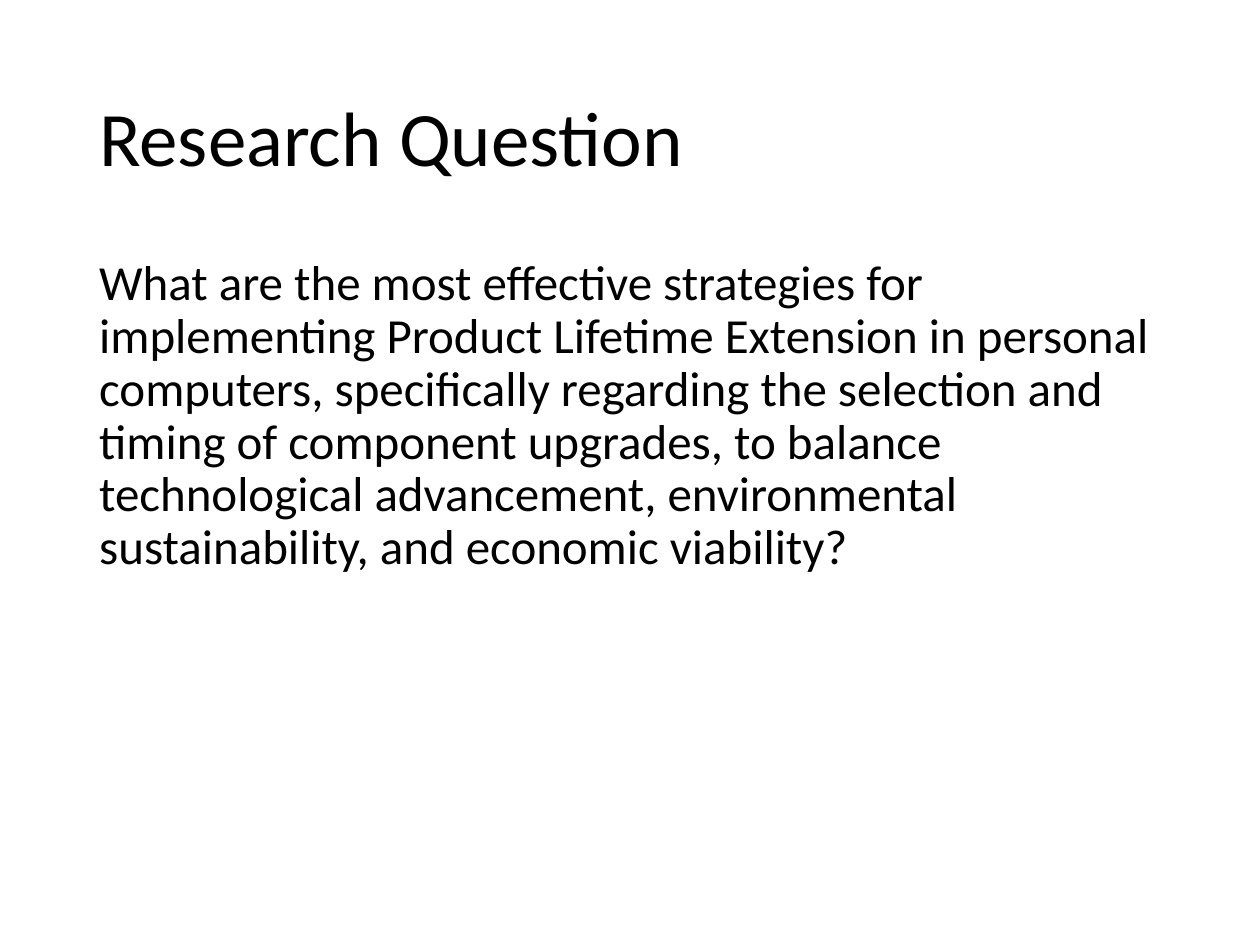
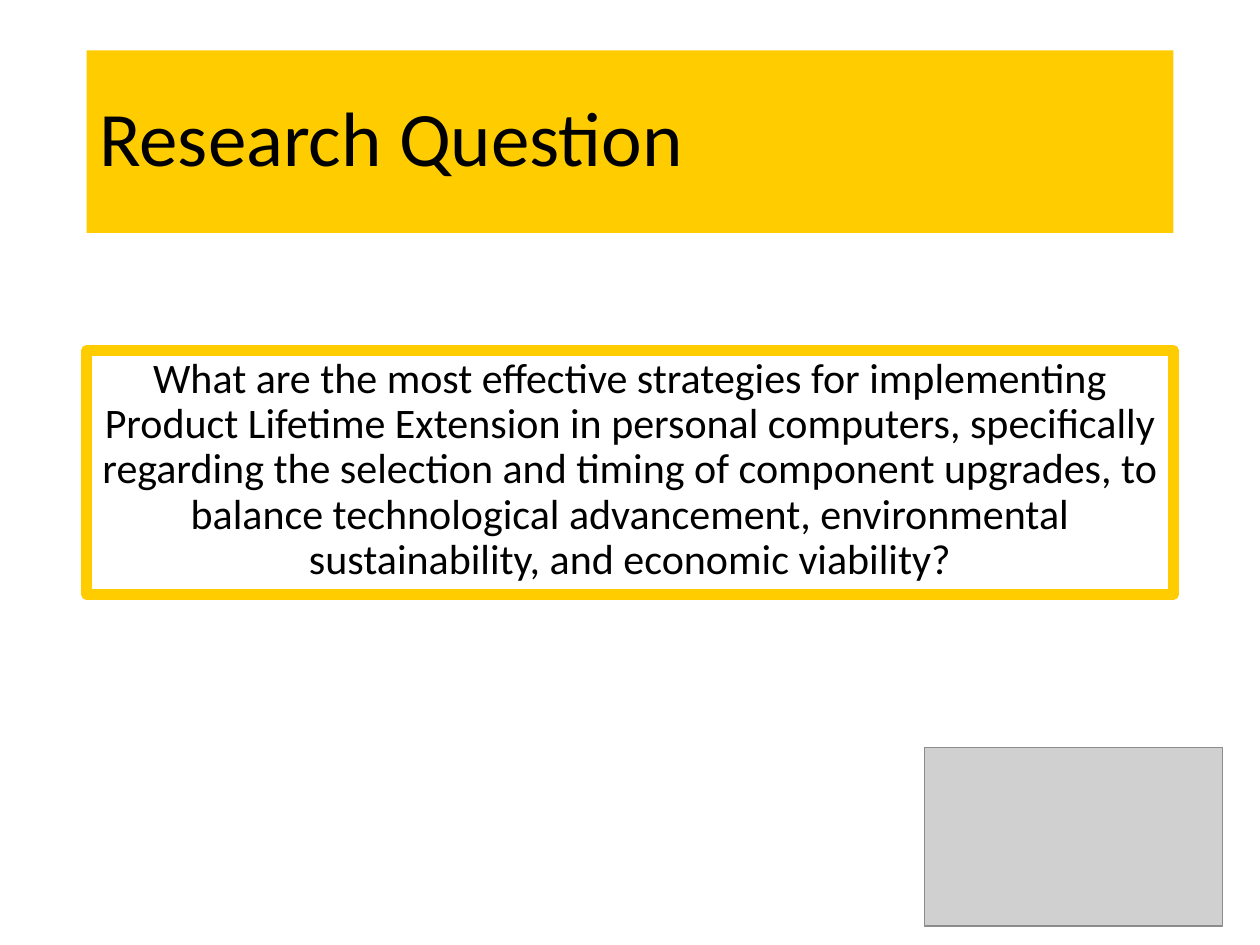
Before and after one commit to Scottielee33/thesis_2024_PC_LTE, a slide deck: slide 3 of final_presentation.pptx. Drawn at 1260x945 pixels with LibreOffice and Linux fonts; fonts in the diff are those of the drawing; grey boxes stand for pictures. Boxes give left, top, right and bottom in pixels: in the first picture for what was removed or moved away, otherwise in the second. Text is boxed around its words. In the diff, an @@ line names an element or a change of style, - is before the commit and + after.

```diff
--- a/final_presentation.pptx
+++ b/final_presentation.pptx
@@ title "Research Question": place and size @@
-title "Research Question" at [99, 112, 683, 177]
+title "Research Question" at [87, 50, 1173, 233]
@@ title "Research Question" at [87, 50, 1173, 233]: fill none to #FFCC00 @@
@@ text "What are the most effective ...": place and size @@
-text "What are the most effective ..." at [99, 266, 1149, 572]
+text "What are the most effective ..." at [87, 350, 1173, 595]
@@ text "What are the most effective ..." at [87, 350, 1173, 595]: size 28 to 24 pt; alignment left to centre; outline none to #FFCC00 6 pt @@
@@ picture added at [925, 747, 1222, 926] @@
```
Also in this commit, not shown: 7 other slides changed, 10 slides added, 3 slides removed.
